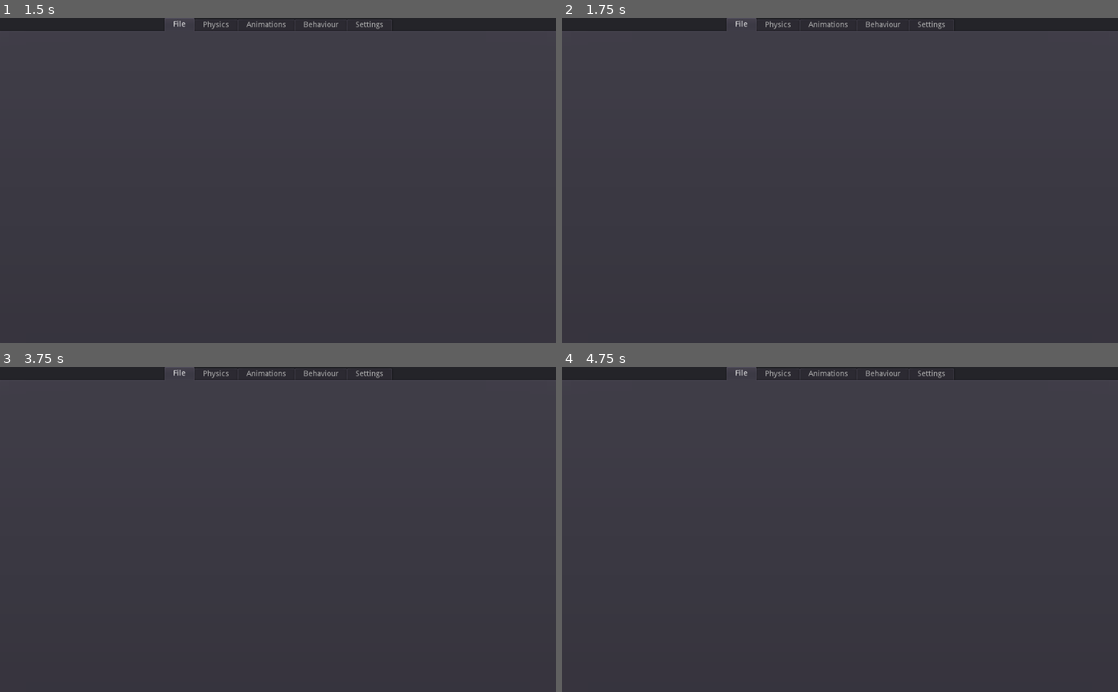
Above: before the commit, frames 1-4 (two rows, left to right).
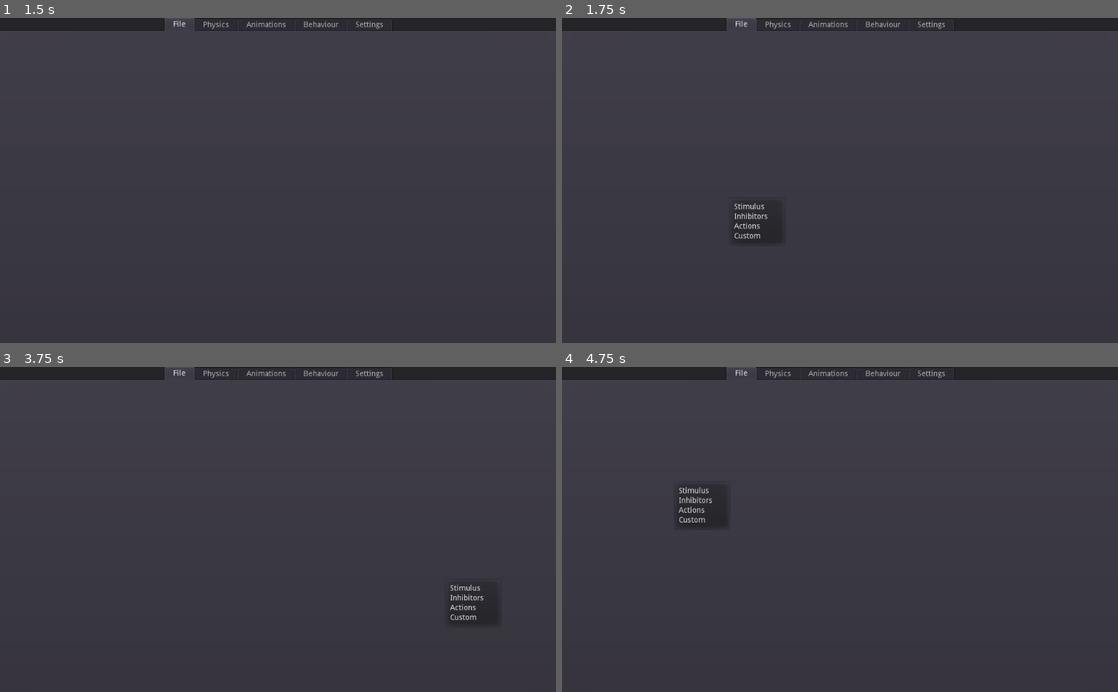
Above: after the commit, the same moments.

Repository: RiseRobotRise/JoyeuseCodeBase
Game: Godot game, scene res://AI_Editor.tscn
Same seed, same stepped clock (60 frames per second), same inputs: the game is played once before the commit and once after it. The project has no main scene, so this scene is started directly.
Inputs (mouse positions are in pixels of both pictures, inside the frame that each line leads up to):
- Up to frame 1 (1.5 s): tap Enter at 0.5 s; move the mouse to (400, 164) at 0.52 s; hold Shift (Shift, bound only after the commit) 0.53-1.28 s; tap Delete at 0.8, 1.35 s; tap Space at 1.25 s; move the mouse to (166, 196) at 1.27 s; hold A from 1.28 s (still down)
- Up to frame 2 (1.75 s): keep holding A; tap Shift (Shift, bound only after the commit) at 1.55 s
- Up to frame 3 (3.75 s): tap Enter at 2, 3.5 s; move the mouse to (333, 458) at 2.02 s; release A at 2.03 s; hold Shift (Shift, bound only after the commit) 2.03-2.78 s; tap Delete at 2.3, 2.85 s; tap Space at 2.75 s; move the mouse to (250, 594) at 2.77 s; tap Shift (Shift, bound only after the commit) at 3.05 s; move the mouse to (444, 578) at 3.52 s; hold A from 3.53 s (still down); hold Shift (Shift, bound only after the commit) from 3.53 s (still down)
- Up to frame 4 (4.75 s): keep holding A; tap Delete at 3.8, 4.35 s; tap Space at 4.25 s; move the mouse to (673, 480) at 4.27 s; release Shift (Shift, bound only after the commit) at 4.28 s; tap Shift (Shift, bound only after the commit) at 4.55 s

Frame 1 is identical in both runs. In frame 2, 0.2% of the frame differs, in the area x 30-37%, y 57-68%; in frame 3, 0.2%; in frame 4, 0.2%.

Commit message:
Astar and Navmesh combinated paths implemented

Diff:
--- a/Framework/Behaviour_tree_editor.tscn
+++ b/Framework/Behaviour_tree_editor.tscn
@@ -184,5 +184,13 @@
 scroll_offset = Vector2( -110, -30 )
 script = ExtResource( 2 )
 
+[node name="MainMenu" type="PopupMenu" parent="VSplitContainer/HSplitContainer/GraphEdit"]
+margin_left = 433.528
+margin_top = 153.245
+margin_right = 515.528
+margin_bottom = 241.245
+items = [ "Stimulus", null, 0, false, false, 0, 0, null, "", false, "Inhibitors", null, 0, false, false, 1, 0, null, "", false, "Actions", null, 0, false, false, 2, 0, null, "", false, "Custom", null, 0, false, false, 3, 0, null, "", false ]
+
 [connection signal="pressed" from="VSplitContainer/HSplitContainer/VSplitContainer/VBoxContainer/Button" to="." method="_on_Add_node_pressed"]
+[connection signal="pressed" from="VSplitContainer/HSplitContainer/VSplitContainer/VBoxContainer/Button3" to="VSplitContainer/HSplitContainer/GraphEdit" method="_on_Button3_pressed"]
 [connection signal="connection_request" from="VSplitContainer/HSplitContainer/GraphEdit" to="." method="_on_GraphEdit_connection_request"]
--- a/Framework/Graph_compiler.gd
+++ b/Framework/Graph_compiler.gd
@@ -1,14 +1,37 @@
-extends Node
+extends GraphEdit
 
 var A : Dictionary #= {from_port: 0, from: "GraphNode name 0", to_port: 1, to: "GraphNode name 1" }
+var Currently_selected : Node = null
+func _ready():
+	connect("node_selected", self, "_on_node_selected")
 
-# Called when the node enters the scene tree for the first time.
-func _ready():
 
-	pass # Replace with function body.
+func _input(event):
+	if event is InputEventKey:
+		if Input.is_action_pressed("Shift") and Input.is_key_pressed(KEY_A):
+			$MainMenu.rect_position = get_tree().get_root().get_mouse_position()
+			$MainMenu.popup()
+		if Input.is_key_pressed(KEY_DELETE) and Currently_selected != null:
+			var all_connections : Array = get_connection_list()
+			for connection in all_connections:
+				var from_port = connection.get("from_port")
+				var from = connection.get("from")
+				var to_port = connection.get("to_port")
+				var to = connection.get("to")
+				if (Currently_selected.name == from or Currently_selected.name == to):
+					disconnect_node(from,from_port,to,to_port)
+			Currently_selected.clear_all_slots()
+			Currently_selected.queue_free()
+			update()
 
 func compile(Connections):
 	#Check data types, translate into signals and code.
 	for elements in Connections:
 		pass
 	pass
+func _on_node_selected(node):
+	Currently_selected = node
+
+func _on_Button3_pressed():
+	print(get_connection_list())
+	pass # Replace with function body.
--- a/Framework/Nodes.gd
+++ b/Framework/Nodes.gd
@@ -7,7 +7,9 @@
 
 var stimulus = [
 	preload("res://Nodes/Stimulus/Damaged.tscn"),
-	preload("res://Nodes/Stimulus/Onsight.tscn")
+	preload("res://Nodes/Stimulus/Onsight.tscn"),
+	preload("res://Nodes/Stimulus/Hear.tscn"),
+	preload("res://Nodes/Stimulus/Visuals.tscn")
 	]
 
 var inhibitors = [
@@ -19,3 +21,4 @@
 const INT = Color(0.8,0.3,1,1)
 const BOOL = Color(1,1,1,1)
 const FLOAT = Color(0,1,0,1)
+const ARRAY = Color(0.7,0.2,0.0,1.0)
--- /dev/null
+++ b/Framework/Nodes/Stimulus/Hear.tscn
@@ -0,0 +1,81 @@
+[gd_scene load_steps=2 format=2]
+
+[sub_resource type="GDScript" id=1]
+script/source = "tool
+extends GraphNode
+func _enter_tree():
+	set_slot(0, true, TYPE_REAL, Nodes.FLOAT, false, TYPE_BOOL, Nodes.BOOL)
+	set_slot(1,false,TYPE_BOOL,Nodes.BOOL,true,TYPE_BOOL,Nodes.BOOL)
+	set_slot(2, false, TYPE_NIL, Nodes.BOOL, true, TYPE_INT, Nodes.INT)
+	set_slot(3, false, TYPE_NIL, Nodes.BOOL, true, TYPE_VECTOR3, Nodes.VECTOR)"
+
+[node name="Hear" type="GraphNode"]
+margin_right = 32.0
+margin_bottom = 29.0
+title = "Hear"
+slot/0/left_enabled = false
+slot/0/left_type = 0
+slot/0/left_color = Color( 1, 1, 1, 1 )
+slot/0/right_enabled = false
+slot/0/right_type = 0
+slot/0/right_color = Color( 1, 1, 1, 1 )
+slot/1/left_enabled = false
+slot/1/left_type = 0
+slot/1/left_color = Color( 1, 1, 1, 1 )
+slot/1/right_enabled = false
+slot/1/right_type = 0
+slot/1/right_color = Color( 1, 1, 1, 1 )
+slot/2/left_enabled = false
+slot/2/left_type = 0
+slot/2/left_color = Color( 1, 1, 1, 1 )
+slot/2/right_enabled = false
+slot/2/right_type = 0
+slot/2/right_color = Color( 1, 1, 1, 1 )
+slot/3/left_enabled = false
+slot/3/left_type = 0
+slot/3/left_color = Color( 1, 1, 1, 1 )
+slot/3/right_enabled = false
+slot/3/right_type = 0
+slot/3/right_color = Color( 1, 1, 1, 1 )
+script = SubResource( 1 )
+
+[node name="Slot2" type="HBoxContainer" parent="."]
+margin_left = 16.0
+margin_top = 24.0
+margin_right = 153.0
+margin_bottom = 48.0
+
+[node name="Precision" type="Label" parent="Slot2"]
+margin_top = 5.0
+margin_right = 59.0
+margin_bottom = 19.0
+text = "Presicion"
+
+[node name="Input" type="SpinBox" parent="Slot2"]
+margin_left = 63.0
+margin_right = 137.0
+margin_bottom = 24.0
+
+[node name="Trigger" type="Label" parent="."]
+margin_left = 16.0
+margin_top = 48.0
+margin_right = 153.0
+margin_bottom = 62.0
+text = "Trigger"
+align = 2
+
+[node name="Type" type="Label" parent="."]
+margin_left = 16.0
+margin_top = 63.0
+margin_right = 153.0
+margin_bottom = 77.0
+text = "Type"
+align = 2
+
+[node name="Position" type="Label" parent="."]
+margin_left = 16.0
+margin_top = 78.0
+margin_right = 153.0
+margin_bottom = 92.0
+text = "Position"
+align = 2
--- a/Framework/Nodes/Stimulus/Visuals.tscn
+++ b/Framework/Nodes/Stimulus/Visuals.tscn
@@ -1,8 +1,22 @@
-[gd_scene format=2]
+[gd_scene load_steps=2 format=2]
 
-[node name="GraphNode" type="GraphNode"]
-margin_right = 32.0
-margin_bottom = 29.0
+[sub_resource type="GDScript" id=1]
+script/source = "tool
+extends GraphNode
+func _enter_tree():
+	$Panel/Type.get_popup().connect(\"index_pressed\", self, \"_on_Type_pressed\")
+	set_slot(0,false, TYPE_NIL, Nodes.BOOL, true, TYPE_INT, Nodes.INT)
+	set_slot(1,false,TYPE_NIL,Nodes.BOOL, true, TYPE_BOOL, Nodes.BOOL)
+	set_slot(2,false, TYPE_NIL, Nodes.BOOL, true, TYPE_VECTOR3, Nodes.VECTOR)
+
+
+func _on_Type_pressed(idx):
+	$Panel/Type.text = $Panel/Type.get_popup().get_item_text(idx)
+"
+
+[node name="Visuals" type="GraphNode"]
+margin_right = 112.0
+margin_bottom = 79.0
 title = "Visuals"
 slot/0/left_enabled = false
 slot/0/left_type = 0
@@ -10,11 +24,49 @@
 slot/0/right_enabled = false
 slot/0/right_type = 0
 slot/0/right_color = Color( 1, 1, 1, 1 )
+slot/1/left_enabled = false
+slot/1/left_type = 0
+slot/1/left_color = Color( 1, 1, 1, 1 )
+slot/1/right_enabled = false
+slot/1/right_type = 0
+slot/1/right_color = Color( 1, 1, 1, 1 )
+slot/2/left_enabled = false
+slot/2/left_type = 0
+slot/2/left_color = Color( 1, 1, 1, 1 )
+slot/2/right_enabled = false
+slot/2/right_type = 0
+slot/2/right_color = Color( 1, 1, 1, 1 )
+script = SubResource( 1 )
 
-[node name="MenuButton" type="MenuButton" parent="."]
+[node name="Panel" type="Panel" parent="."]
 margin_left = 16.0
 margin_top = 24.0
-margin_right = 61.0
+margin_right = 96.0
 margin_bottom = 44.0
+rect_min_size = Vector2( 42, 20 )
+
+[node name="Type" type="MenuButton" parent="Panel"]
+anchor_top = 0.5
+anchor_bottom = 0.5
+margin_top = -10.0
+margin_right = 42.0
+margin_bottom = 10.0
 text = "Type"
+align = 0
 items = [ "Enemy", null, 0, false, false, 0, 0, null, "", false, "Ally", null, 0, false, false, 1, 0, null, "", false, "Objective", null, 0, false, false, 2, 0, null, "", false, "Marker", null, 0, false, false, 3, 0, null, "", false ]
+
+[node name="Trigger" type="Label" parent="."]
+margin_left = 16.0
+margin_top = 44.0
+margin_right = 96.0
+margin_bottom = 58.0
+text = "Trigger"
+align = 2
+
+[node name="Position" type="Label" parent="."]
+margin_left = 16.0
+margin_top = 59.0
+margin_right = 96.0
+margin_bottom = 73.0
+text = "Position"
+align = 2
--- /dev/null
+++ b/Framework/Path_Calculation.gd
@@ -0,0 +1,50 @@
+extends Navigation
+var astar : AStar = AStar.new()
+var position : Vector3
+var to : Vector3
+
+func get_navmesh_path(from: Vector3, to: Vector3):
+	var path_points = get_simple_path(from, to, true)
+	return path_points
+
+func update_direction(path_points: Array):
+	var i : int = 0
+	var point = path_points[i]
+	var direction = point - position
+	while direction.lenght() > 0:
+		direction = point - position
+		if direction.lenght() <= 0.1:
+			i+=1
+		return direction
+
+func get_astar_path(from: Vector3, to: Vector3):
+	var path_points = astar.get_point_path(astar.get_closest_point(from), astar.get_closest_point(to))
+	return path_points
+
+
+func get_absolute_path(from:Vector3, to:Vector3):
+	#First we calculate the Astar path
+	var astar_path : Array = get_astar_path(from, to)
+	var first_point = astar_path[0]
+	#We get the first point of the path
+	var last_point = astar_path.back()
+	#We get the last point of the path
+
+	if from - first_point > 0:
+		#If the first point is too far from the kinematic, calculates a Navmesh Path
+		var Initial_path : Array = get_navmesh_path(from, astar.get_point_position(astar.get_closest_point(first_point)))
+		Initial_path.invert()
+		#Then we add the points to the front of the array
+		for points in Initial_path:
+			astar_path.push_front(points)
+
+
+	if (to - last_point).lenght() > 0:
+		#If the path is away from the destination, make a Navmesh path to the destination
+		var Final_path : Array = get_navmesh_path(last_point, astar.get_point_position(astar.get_closest_point(to)))
+		#Add the points at the end of the array
+		for point in Final_path:
+			astar_path.append(point)
+
+	#Finally, we return the full path to the given position.
+	return astar_path
--- a/Framework/project.godot
+++ b/Framework/project.godot
@@ -21,3 +21,16 @@
 [autoload]
 
 Nodes="*res://Nodes.gd"
+
+[input]
+
+control={
+"deadzone": 0.5,
+"events": [ Object(InputEventKey,"resource_local_to_scene":false,"resource_name":"","device":0,"alt":false,"shift":false,"control":false,"meta":false,"command":false,"pressed":false,"scancode":16777238,"unicode":0,"echo":false,"script":null)
+ ]
+}
+Shift={
+"deadzone": 0.5,
+"events": [ Object(InputEventKey,"resource_local_to_scene":false,"resource_name":"","device":0,"alt":false,"shift":false,"control":false,"meta":false,"command":false,"pressed":false,"scancode":16777237,"unicode":0,"echo":false,"script":null)
+ ]
+}
Not shown, changed: Framework/addons/WorldManagement/World.gd
